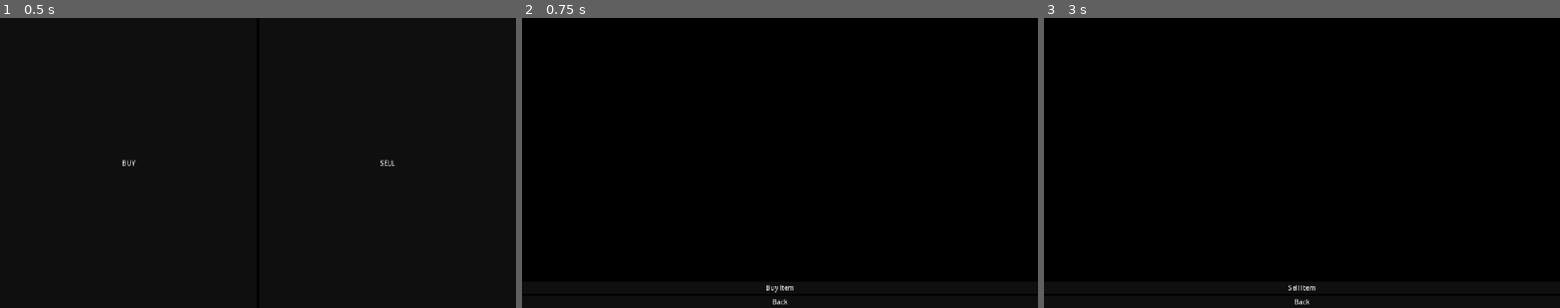
Above: before the commit, frames 1-3 (left to right).
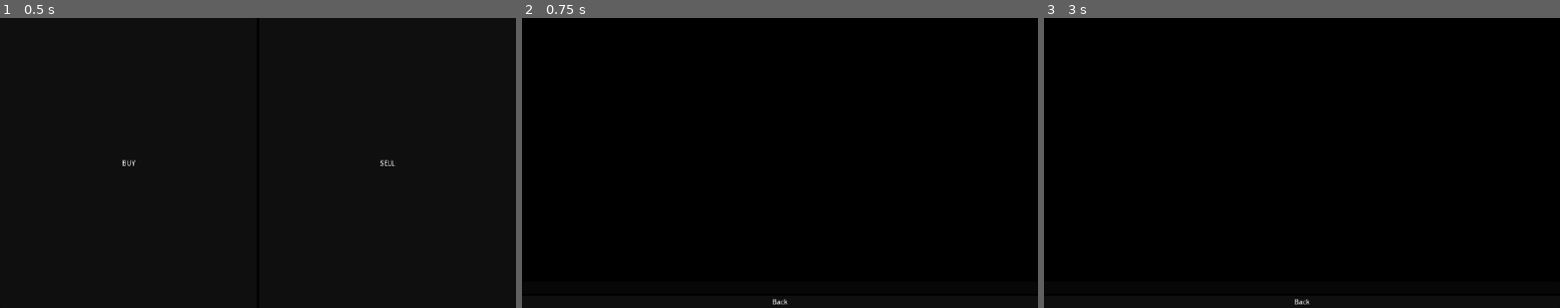
Above: after the commit, the same moments.

Repository: liamfmoran/1-bit-jam
Game: Godot game, scene res://scenes/ui/inventory_menu.tscn
The game is run twice, just before and just after one commit, with the same random seed, the same clock (stepped at 60 frames per second) and the same inputs. This scene is started directly instead of the project's main scene. The engine's default icon, where the game draws it, is replaced by a stand-in: a white triangle on a blue panel in a dark square.
Inputs (mouse positions are in pixels of both pictures, inside the frame that each line leads up to):
- Up to frame 1 (0.5 s): no input
- Up to frame 2 (0.75 s): click "BUY" at 0.5 s
- Up to frame 3 (3 s): click (1302, 287) at 1.25 s, where only the run before the commit has a clickable "Buy Item"; click "Back" at 2 s; click "SELL" at 2.75 s

Frame 1 is identical in both runs. In frame 2, less than 0.1% of the frame differs, in the area x 47-53%, y 91-95%; in frame 3, less than 0.1%, in the area x 47-53%, y 91-94%.

Commit message:
let there be inventory[ItemData]

Diff:
--- a/autoload/game_state.gd
+++ b/autoload/game_state.gd
@@ -14,7 +14,7 @@
 var trailer_grid_sizes: Array[Vector2i] = []
 var total_cargo_mass: float = 0.0
 var active_jobs: Array[JobData] = []
-var owned_parts: Array[ShipPartData] = []
+var inventory: Array[ItemData] = []
 
 func accept_job(job: JobData) -> void:
 	active_jobs.append(job)
@@ -31,15 +31,15 @@
 func buy_part(part: Resource) -> void:
 	if money >= part.cost:
 		money -= part.cost
-		owned_parts.append(part)
+		inventory.append(part)
 		money_changed.emit(money)
 		inventory_changed.emit()
 
 
 func sell_part(part: Resource) -> void:
-	if part not in owned_parts:
+	if part not in inventory:
 		return
-	owned_parts.erase(part)
+	inventory.erase(part)
 	money += part.cost
 	money_changed.emit(money)
 	inventory_changed.emit()
--- a/scenes/main.tscn
+++ b/scenes/main.tscn
@@ -23,6 +23,7 @@
 
 [node name="PostProcessLayer" type="CanvasLayer" parent="." unique_id=1923292393]
 layer = 2
+visible = false
 
 [node name="OneBitPost" type="ColorRect" parent="PostProcessLayer" unique_id=102847593]
 material = SubResource("ShaderMaterial_p9k2m")
--- a/scenes/ui/inventory_menu.gd
+++ b/scenes/ui/inventory_menu.gd
@@ -4,7 +4,8 @@
 
 @onready var inventory_list: VBoxContainer = %InventoryList
 @onready var shop_list: VBoxContainer = %ShopList
-@onready var action_button: Button = $VBoxContainer/ActionButton
+@onready var buy_button: Button = $BuyMenu/ActionButton
+@onready var sell_button: Button = $SellMenu/ActionButton
 
 var _inventory_group: ButtonGroup
 var _shop_group: ButtonGroup
@@ -16,8 +17,10 @@
 func _ready() -> void:
 	_inventory_group = ButtonGroup.new()
 	_shop_group = ButtonGroup.new()
-	action_button.pressed.connect(_on_action_pressed)
-	action_button.disabled = true
+	buy_button.pressed.connect(_on_action_pressed)
+	sell_button.pressed.connect(_on_action_pressed)
+	buy_button.disabled = true
+	sell_button.disabled = true
 	GameState.inventory_changed.connect(_refresh)
 	_refresh()
 	show_home()
@@ -31,20 +34,20 @@
 func _refresh() -> void:
 	_selected_item = null
 	_is_selling = false
-	action_button.text = "Buy Item"
-	action_button.disabled = true
+	buy_button.disabled = true
+	sell_button.disabled = true
 	_populate_inventory()
 	if not _shop_parts.is_empty():
 		_populate_shop()
+
 
 func _populate_inventory() -> void:
 	for child in inventory_list.get_children():
 		child.queue_free()
 
-	for part in GameState.owned_parts:
+	for part in GameState.inventory:
 		var item := ITEM_SCENE.instantiate()
-		item.text = "%s ($%d)" % [part.part_name, part.cost]
-		item.part_data = part
+		item._render(part)
 		item.button_group = _inventory_group
 		item.toggled.connect(_on_inventory_toggled.bind(item))
 		inventory_list.add_child(item)
@@ -67,11 +70,11 @@
 		_deselect_group(_shop_group)
 		_selected_item = item
 		_is_selling = true
-		action_button.text = "Sell Item"
-		action_button.disabled = false
+		sell_button.text = "Sell %s" % item.item_data.display_name
+		sell_button.disabled = false
 	else:
 		_selected_item = null
-		action_button.disabled = true
+		sell_button.disabled = true
 
 
 func _on_shop_toggled(toggled_on: bool, item: Button) -> void:
@@ -79,11 +82,11 @@
 		_deselect_group(_inventory_group)
 		_selected_item = item
 		_is_selling = false
-		action_button.text = "Buy Item"
-		action_button.disabled = false
+		buy_button.text = "Buy"
+		buy_button.disabled = false
 	else:
 		_selected_item = null
-		action_button.disabled = true
+		buy_button.disabled = true
 
 
 func _deselect_group(group: ButtonGroup) -> void:
@@ -97,30 +100,37 @@
 		return
 
 	if _is_selling:
-		GameState.sell_part(_selected_item.part_data)
+		GameState.sell_part(_selected_item.item_data)
 	else:
-		GameState.buy_part(_selected_item.part_data)
+		GameState.buy_part(_selected_item.item_data)
+
 
 func show_buy():
-	$Home.visible=false
-	$BuyMenu.visible=true
-	$SellMenu.visible=false
+	$Home.visible = false
+	$BuyMenu.visible = true
+	$SellMenu.visible = false
+
+
+func show_sell():
+	$Home.visible = false
+	$BuyMenu.visible = false
+	$SellMenu.visible = true
+	_populate_inventory()
+
 
 func show_home():
-	$Home.visible=true
-	$BuyMenu.visible=false
-	$SellMenu.visible=false
+	$Home.visible = true
+	$BuyMenu.visible = false
+	$SellMenu.visible = false
 
-func show_sell():
-	$Home.visible=false
-	$BuyMenu.visible=false
-	$SellMenu.visible=true
 
 func _on_buy_button_button_down():
 	show_buy()
 
+
 func _on_back_button_button_down():
 	show_home()
 
+
 func _on_sell_button_button_down():
 	show_sell()
--- a/scenes/ui/inventory_menu.tscn
+++ b/scenes/ui/inventory_menu.tscn
@@ -81,14 +81,13 @@
 
 [node name="ActionButton" type="Button" parent="BuyMenu" unique_id=1540124028]
 layout_mode = 2
-text = "Buy Item"
+text = " "
 
 [node name="BackButton" type="Button" parent="BuyMenu" unique_id=2034685535]
 layout_mode = 2
 text = "Back"
 
 [node name="SellMenu" type="VBoxContainer" parent="." unique_id=1384454252]
-visible = false
 layout_mode = 1
 anchors_preset = 15
 anchor_right = 1.0
@@ -108,7 +107,7 @@
 
 [node name="ActionButton" type="Button" parent="SellMenu" unique_id=1012685147]
 layout_mode = 2
-text = "Sell Item"
+text = " "
 
 [node name="BackButton" type="Button" parent="SellMenu" unique_id=50506293]
 layout_mode = 2
--- a/scenes/ui/item.gd
+++ b/scenes/ui/item.gd
@@ -1,5 +1,8 @@
 extends Button
 
-func _render(item_data:ItemData):
+var item_data: ItemData
+
+func _render(item_data_to_render:ItemData):
+	item_data = item_data_to_render
 	%Name.text = item_data.display_name
 	%Price.text = str(item_data.cost)+' c'
